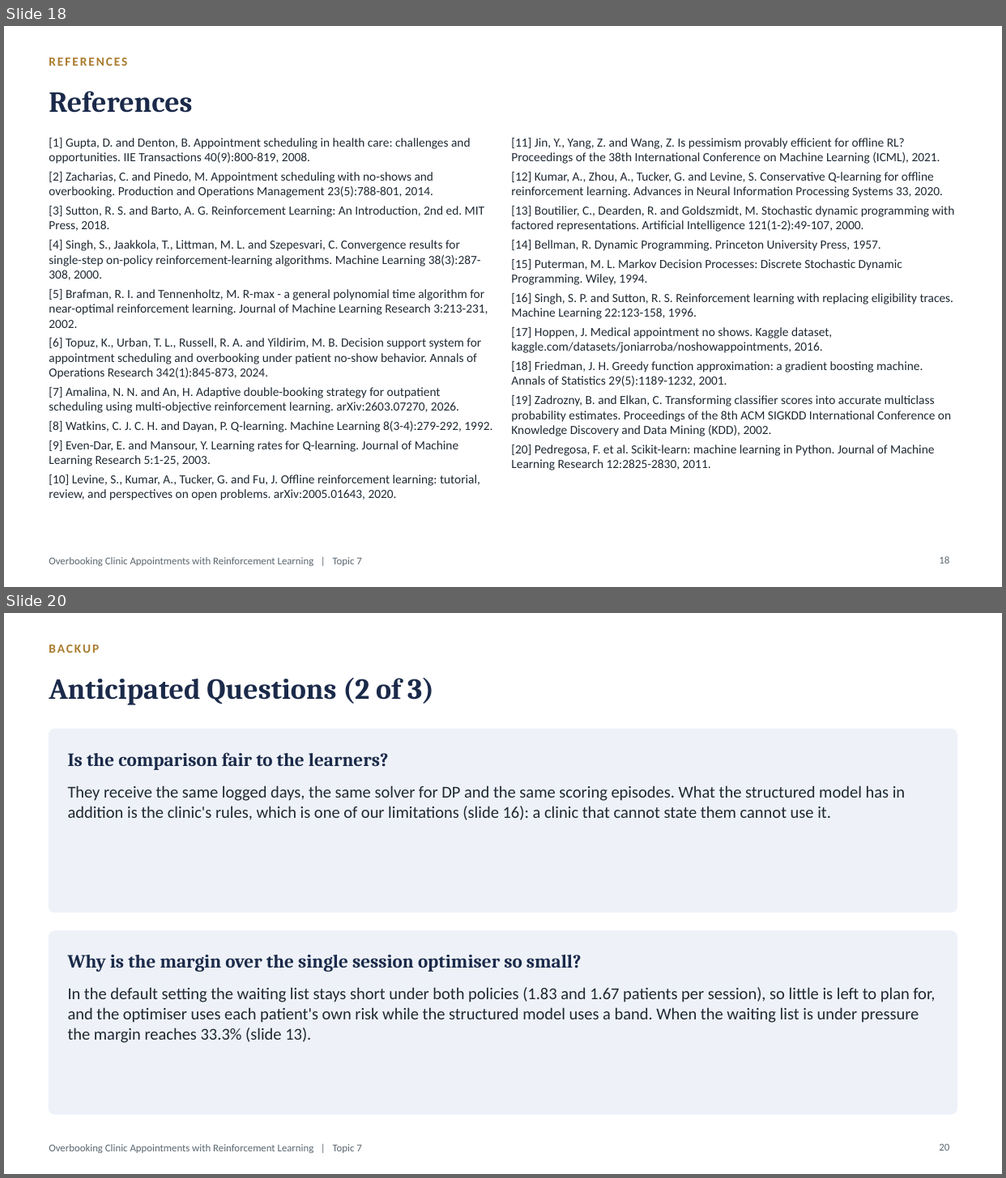
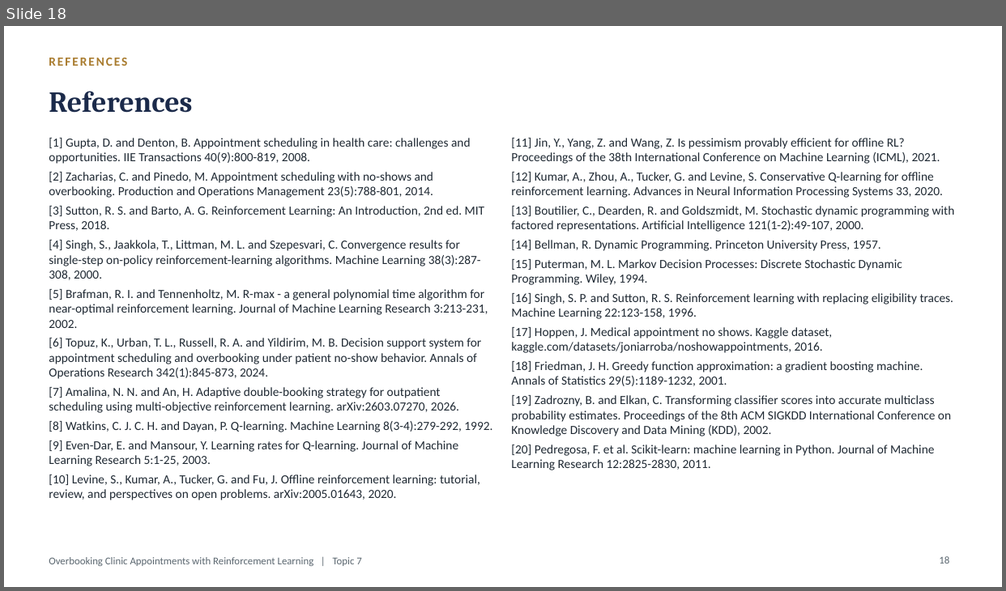
Before and after one commit to Nagasai-Datta/ml_lab, a slide deck: topic7/presentation/23BCE0757_THEORY_DA.pptx. Shown one above the other, each under a label of ours: slides 18 and 20 before the commit, slide 18 after it; the slides between them are not shown. The pictures are 1006x1178 and 1006x591 pixels, drawn with LibreOffice and Linux fonts; fonts in the diff are those of the drawing. Boxes give left, top, right and bottom in pixels: in the first picture for what was removed or moved away, otherwise in the second. Text is boxed around its words. In the diff, an @@ line names an element or a change of style, - is before the commit and + after.

```diff
--- a/topic7/presentation/23BCE0757_THEORY_DA.pptx
+++ b/topic7/presentation/23BCE0757_THEORY_DA.pptx
@@ slide 20 removed at <box>4,613,1002,1174</box>, background #FFFFFF; not listed: 1 template element that a slide beside it also shows @@
@@ text removed at <box>49,645,99,653</box> @@
-BACKUP
@@ title removed at <box>49,678,434,705</box> @@
-Anticipated Questions (2 of 3)
@@ rounded rectangle removed at <box>49,729,957,913</box> @@
@@ text removed at <box>68,752,389,770</box> @@
-Is the comparison fair to the learners?
@@ text removed at <box>68,786,905,820</box> @@
-They receive the same logged days, the same solver for DP and the same scoring episodes. What the structured model has in addition is the clinic's rules, which is one of our limitations (slide 16): a clinic that cannot state them cannot use it.
@@ rounded rectangle removed at <box>49,931,957,1114</box> @@
@@ text removed at <box>68,955,582,972</box> @@
-Why is the margin over the single session optimiser so small?
@@ text removed at <box>68,987,935,1043</box> @@
-In the default setting the waiting list stays short under both policies (1.83 and 1.67 patients per session), so little is left to plan for, and the optimiser uses each patient's own risk while the structured model uses a band. When the waiting list is under pressure the margin reaches 33.3% (slide 13).
@@ page number removed at <box>939,1144,949,1151</box> @@
-20
```
Also in this commit, not shown: 3 slides changed, 2 other slides removed, 1 other file.
